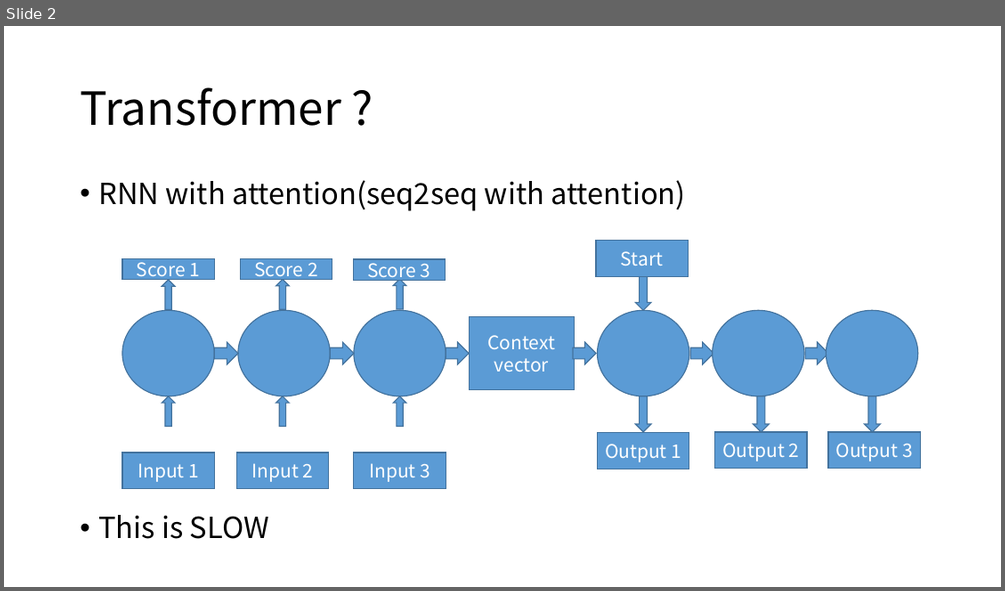
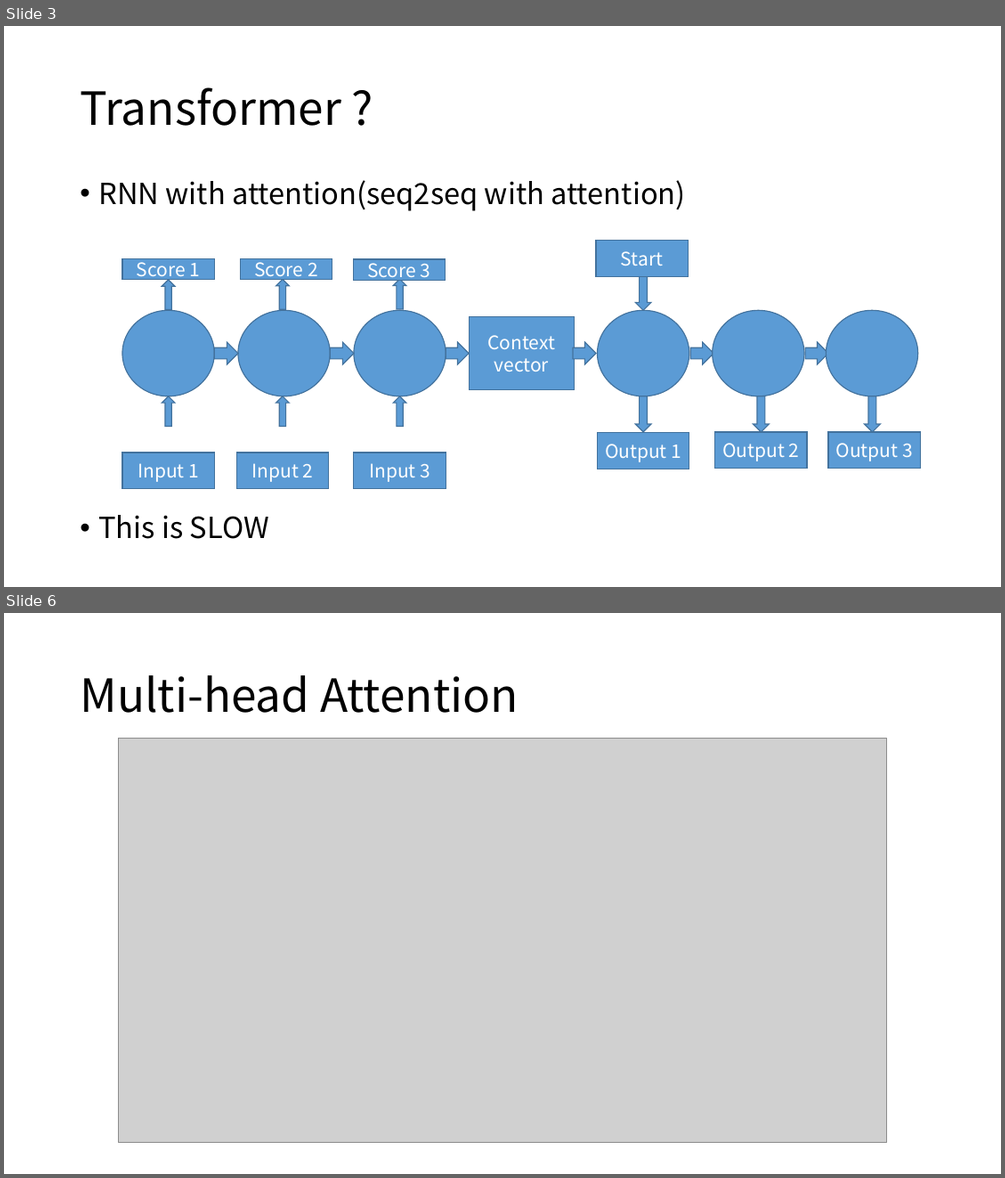
Before and after one commit to kyle1213/deep-learning-study, a slide deck: Transformer/Attention is all you need.pptx. Shown one above the other, each under a label of ours: slide 2 before the commit, slides 3 and 6 after it; the slides between them are not shown. The pictures are 1005x591 and 1005x1178 pixels, drawn with LibreOffice and Linux fonts; fonts in the diff are those of the drawing; grey boxes stand for pictures. Boxes give left, top, right and bottom in pixels: in the first picture for what was removed or moved away, otherwise in the second. Text is boxed around its words. In the diff, an @@ line names an element or a change of style, - is before the commit and + after.

```diff
--- a/Transformer/Attention is all you need.pptx
+++ b/Transformer/Attention is all you need.pptx
@@ slide 6 added at (4, 613, 1001, 1174), background #FFFFFF @@
@@ title added at (80, 675, 518, 713), 44 pt, text #000000 @@
+Multi-head Attention
@@ picture added at (119, 738, 887, 1143) @@
@@ what was slide 2 is now slide 3 @@
```
Also in this commit, not shown: 1 slide changed, 6 other slides added.
